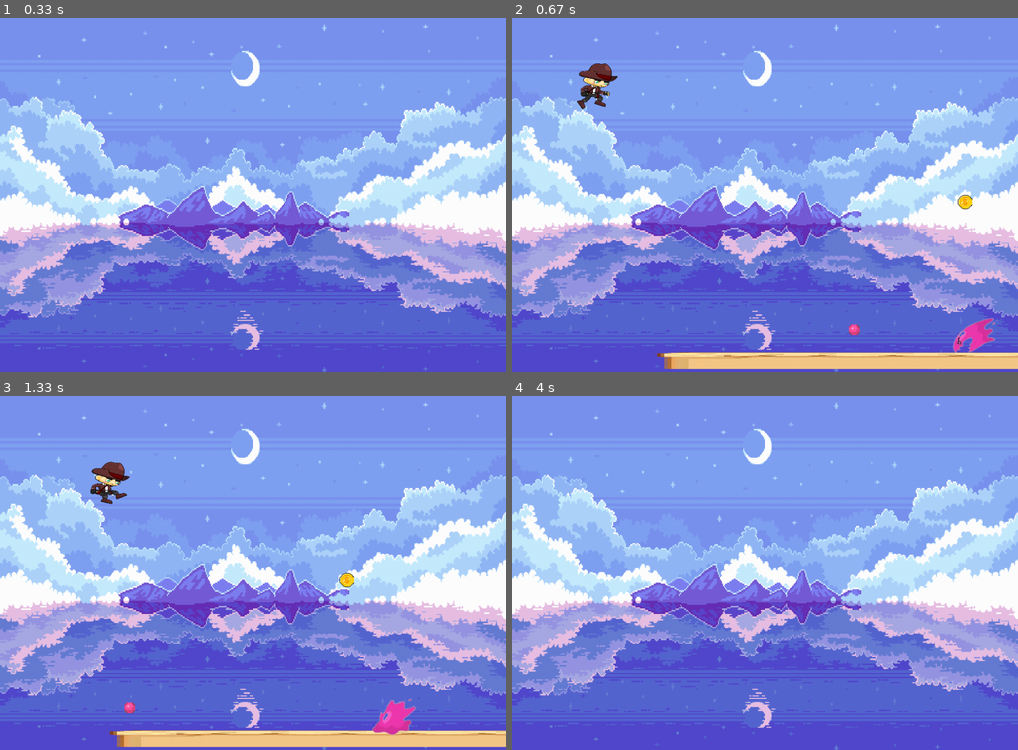
Above: before the commit, frames 1-4 (two rows, left to right).
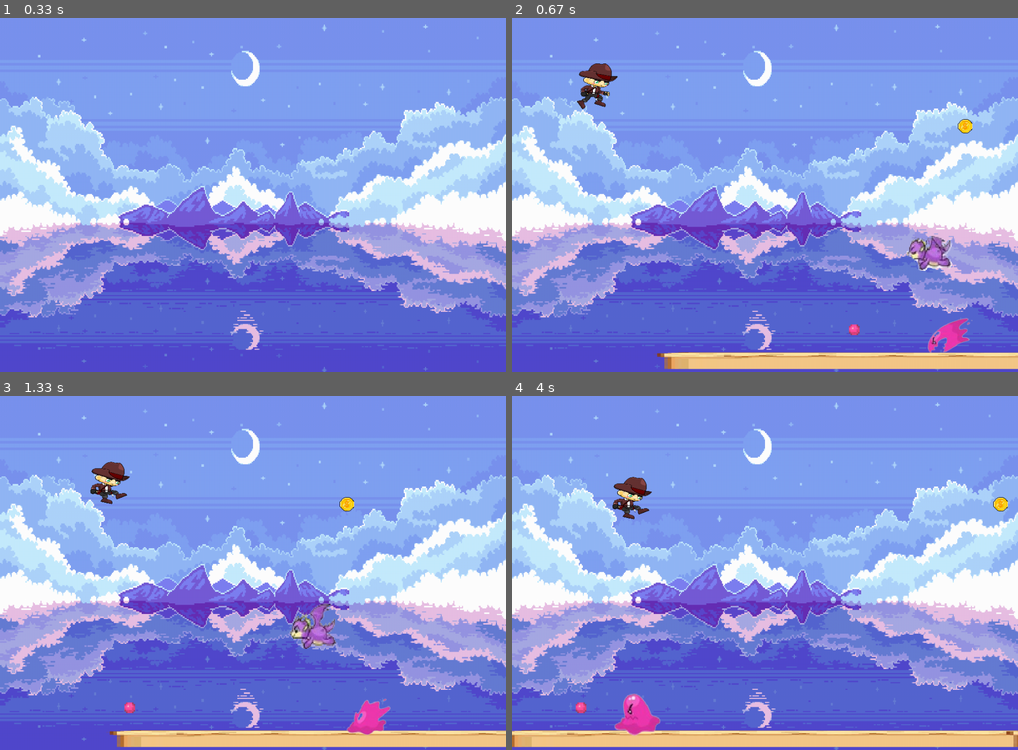
Above: after the commit, the same moments.

Repository: GabrieldeLucas/ProjetoPygame
Game: pygame game, started from projeto game.py
The game is run twice, just before and just after one commit, with the same random seed, the same clock (stepped at 60 frames per second) and the same inputs.
Inputs:
- Up to frame 1 (0.33 s): no input
- Up to frame 2 (0.67 s): hold W from 0.33 s (still down); hold Right from 0.33 s (still down)
- Up to frame 3 (1.33 s): release W at 0.8 s; release Right at 0.8 s; hold Right 0.83-1.3 s
- Up to frame 4 (4 s): hold Up 1.33-1.63 s; hold Right 1.67-2.13 s; hold Left 2.17-2.7 s; hold Left 2.73-3.13 s; hold Up 3.17-3.55 s; hold Right from 3.58 s (still down)

Frame 1 is identical in both runs. In frame 2, 1.6% of the frame differs, in the area x 78-96%, y 28-95%; in frame 3, 1.8%; in frame 4, 6.1%, in the area x 0-100%, y 22-100%.

Commit message:
Update projeto game.py

Diff:
--- a/projeto game.py
+++ b/projeto game.py
@@ -7,10 +7,12 @@
 
 contador = 0
 coin_width = 500
-coin_heigth = 350
+coin_heigth = 500
+dragao_heigth = 400
 width = 1000
 heigth = 700
 SPEED = 10
+gravidade = 10
 GROUND_WIDTH = 2 * width
 GROUND_HEIGTH = 50
 GAME_SPEED = 10
@@ -41,6 +43,37 @@
     return sprite.rect[0] >1000
 
 
+class inimigo_voador(pygame.sprite.Sprite):
+    def __init__(self, xpos):
+        pygame.sprite.Sprite.__init__(self)
+
+        self.image_inimigo_voador = pygame.image.load("sprites/inimigo_voador1.png")
+        self.image_inimigo_voador = pygame.transform.scale(self.image_inimigo_voador,(100,100))
+        self.image_run_inimigo_voador = [pygame.image.load("sprites/inimigo_voador1.png").convert_alpha(),
+                                        pygame.image.load("sprites/inimigo_voador1.png").convert_alpha(),
+                                        pygame.image.load("sprites/inimigo_voador1.png").convert_alpha(),
+                                        pygame.image.load("sprites/inimigo_voador2.png").convert_alpha(),
+                                        pygame.image.load("sprites/inimigo_voador2.png").convert_alpha(),
+                                        pygame.image.load("sprites/inimigo_voador2.png").convert_alpha(),
+                                        pygame.image.load("sprites/inimigo_voador3.png").convert_alpha(),
+                                        pygame.image.load("sprites/inimigo_voador3.png").convert_alpha(),
+                                        pygame.image.load("sprites/inimigo_voador3.png").convert_alpha()]
+        self.image = pygame.image.load("sprites/inimigo_voador1.png")
+        self.rect_inimigo = pygame.Rect(xpos + 900,dragao_heigth, 100, 100)
+        self.current_image = 0
+        self.rect = self.image.get_rect()
+        self.rect[0] = xpos + 900
+        self.rect[1] = dragao_heigth
+
+    def update(self, *args):
+        self.current_image = (self.current_image + 1) % 9
+        self.image = self.image_run_inimigo_voador[self.current_image]
+        self.image = pygame.transform.scale(self.image, (100, 100))
+        self.rect[0] -= GAME_SPEED * 3
+
+
+def dragao_fora(sprite):
+    return sprite.rect[0] < -(sprite.rect[2])
 
 
 
@@ -75,10 +108,10 @@
                                  ]
 
       self.image = pygame.image.load("sprites/inimigo_terrestre1.png")
-      self.rect_inimigo = pygame.Rect(900, 580, 100, 100)
+      self.rect_inimigo = pygame.Rect(xpos + 900, 580, 100, 100)
       self.current_image = 0
       self.rect = self.image.get_rect()
-      self.rect[0] = xpos + 950
+      self.rect[0] = xpos + 900
       self.rect[1] = 580
 
     def update(self, *args):
@@ -107,6 +140,7 @@
 
 def slime_fugiu(sprite):
  return sprite.rect[0] < -(sprite.rect[2])
+ return sprite.rect[0] > -(sprite.rect[2])
 
 
 class Player(pygame.sprite.Sprite):
@@ -143,15 +177,15 @@
        self.image = self.image_run[self.current_image]
        self.image = pygame.transform.scale(self.image,(100,100))
       move_player(self)
-      self.rect[1] += SPEED
+      self.rect[1] += gravidade
 
       def fly(self):
           key = pygame.key.get_pressed()
           if key[pygame.K_w] or key[pygame.K_UP] or key[pygame.K_SPACE]:
               self.image = pygame.image.load('sprites/Fly.png').convert_alpha()
               self.image = pygame.transform.scale(self.image, (100, 100))
-              if self.rect[1]>0:
-               self.rect[1] -= 30
+              if self.rect[1]>30:
+               self.rect[1] -= GAME_SPEED * 3
 
       fly(self)
 
@@ -202,6 +236,12 @@
 player = Player()
 playerGroup.add(player)
 
+inimigo_voadorGroup = pygame.sprite.Group()
+for i in range(1):
+    inimigo = inimigo_voador(width * i)
+    inimigo_voadorGroup.add(inimigo)
+
+
 
 
 inimigo_terrestreGroup = pygame.sprite.Group()
@@ -213,9 +253,7 @@
 slime_ballGroup = pygame.sprite.Group()
 for i in range(1):
   tiro_slime = slime_ball(width * i, inimigo_terrestreGroup.sprites()[0].rect_inimigo)
-  if not foradatela(inimigo_terrestreGroup.sprites()[0]):
-   slime_ballGroup.add(tiro_slime)
-   slime_ballGroup.add(tiro_slime)
+  slime_ballGroup.add(tiro_slime)
 
 
 coinGroup = pygame.sprite.Group()
@@ -236,7 +274,7 @@
  groundGroup.draw(game_window)
  inimigo_terrestreGroup.draw(game_window)
  slime_ballGroup.draw(game_window)
-
+ inimigo_voadorGroup.draw(game_window)
 
 def update():
  coinGroup.update()
@@ -244,6 +282,8 @@
  groundGroup.update()
  inimigo_terrestreGroup.update()
  slime_ballGroup.update()
+ inimigo_voadorGroup.update()
+
 
 clock = pygame.time.Clock()
 
@@ -257,11 +297,7 @@
 
 
 
- if slime_fugiu(slime_ballGroup.sprites()[0]):
-     slime_ballGroup.remove(slime_ballGroup.sprites()[0])
-     nova_ball_slime = slime_ball(width - 20, inimigo_terrestreGroup.sprites()[0].rect_inimigo)
-
-     slime_ballGroup.add(nova_ball_slime)
+
 
 
 
@@ -270,16 +306,14 @@
      newGround = Ground(width - 20)
      groundGroup.add(newGround)
  if pygame.sprite.groupcollide(playerGroup,groundGroup,False,False):
-     SPEED = 0
+     gravidade = 0
  else:
-    SPEED = 10
+    gravidade = 10
 
  if foradatela(inimigo_terrestreGroup.sprites()[0]):
      inimigo_terrestreGroup.remove(inimigo_terrestreGroup.sprites()[0])
      newinimigoterrestre = inimigo_terrestre(width - 20)
      inimigo_terrestreGroup.add(newinimigoterrestre)
-
-
  elif pygame.sprite.groupcollide(playerGroup, inimigo_terrestreGroup, False, False, pygame.sprite.collide_rect):
 
      # Se colidiu com inimigo
@@ -287,12 +321,29 @@
      SPEED = 0
 
      GAME_SPEED = 0
+
+
+ if slime_fugiu(slime_ballGroup.sprites()[0]):
+     slime_ballGroup.remove(slime_ballGroup.sprites()[0])
+     if not foradatela(inimigo_terrestreGroup.sprites()[0]):
+      nova_ball_slime = slime_ball(width - 20, inimigo_terrestreGroup.sprites()[0].rect_inimigo)
+      slime_ballGroup.add(nova_ball_slime)
+
+
+
 
  if pygame.sprite.groupcollide(playerGroup, slime_ballGroup, False, False, pygame.sprite.collide_rect):
      SPEED = 0
      GAME_SPEED = 0
 
-
+ if dragao_fora(inimigo_voadorGroup.sprites()[0]):
+     dragao_heigth = random.randint(0,heigth - 110)
+     inimigo_voadorGroup.remove(inimigo_voadorGroup.sprites()[0])
+     newinimigovoador = inimigo_voador(width - 20)
+     inimigo_voadorGroup.add(newinimigovoador)
+ if pygame.sprite.groupcollide(playerGroup, inimigo_voadorGroup, False, False, pygame.sprite.collide_rect):
+     SPEED = 0
+     GAME_SPEED = 0
 
  if foradatela(coinGroup.sprites()[0]):
      clock.tick(5)
